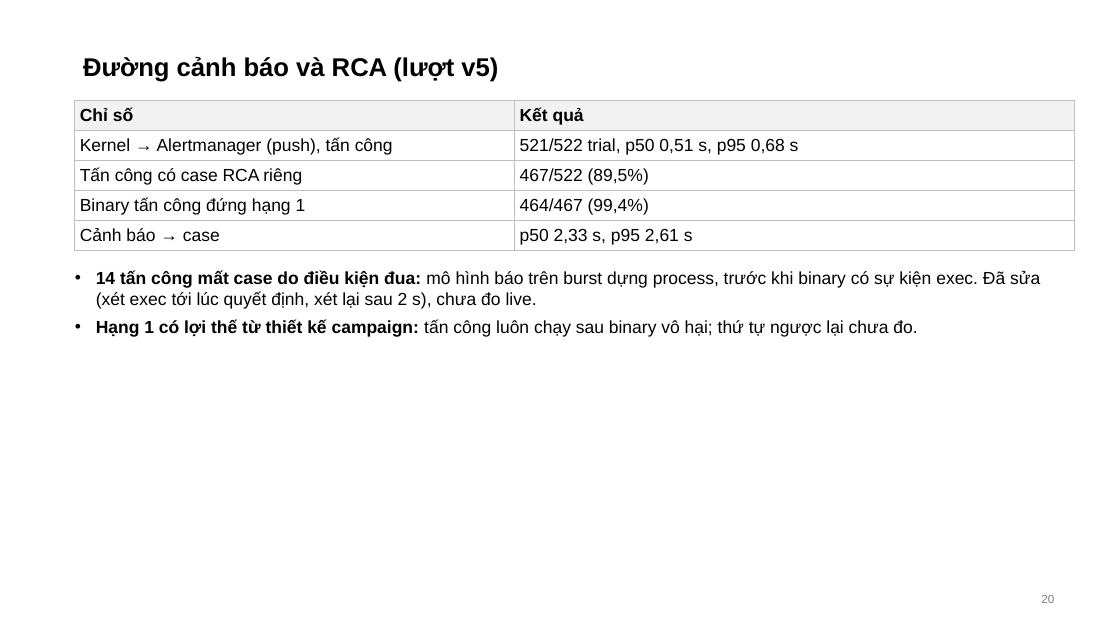
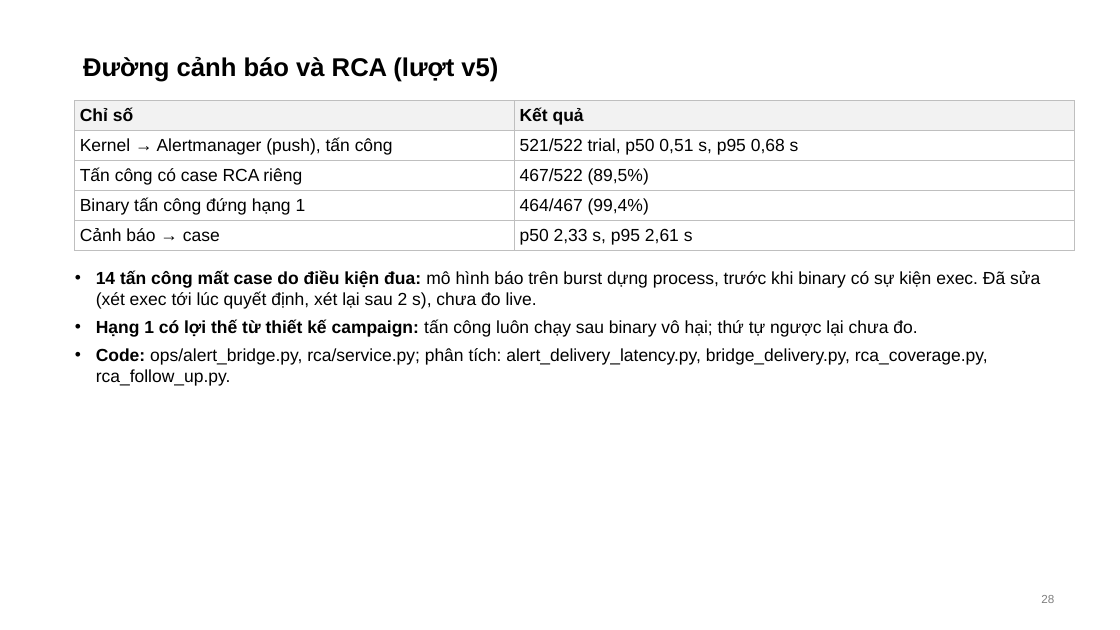
Before and after one commit to tndat-dev/eBPF-project, a slide deck: slide 28 of docs/Slide-runtime_security(13_11).pptx (slide 20 before the commit). Drawn at 1120x630 pixels with LibreOffice and Linux fonts; fonts in the diff are those of the drawing. Boxes give left, top, right and bottom in pixels: in the first picture for what was removed or moved away, otherwise in the second. Text is boxed around its words. In the diff, an @@ line names an element or a change of style, - is before the commit and + after.

```diff
--- a/docs/Slide-runtime_security(13_11).pptx
+++ b/docs/Slide-runtime_security(13_11).pptx
@@ text at (x1=96, y1=348, x2=988, y2=386): paragraph added @@
+• Code: ops/alert_bridge.py, rca/service.py; phân tích: alert_delivery_latency.py, bridge_delivery.py, rca_coverage.py, rca_follow_up.py.
```
Also in this commit, not shown: 15 other slides changed, 8 slides added, 18 other files.
